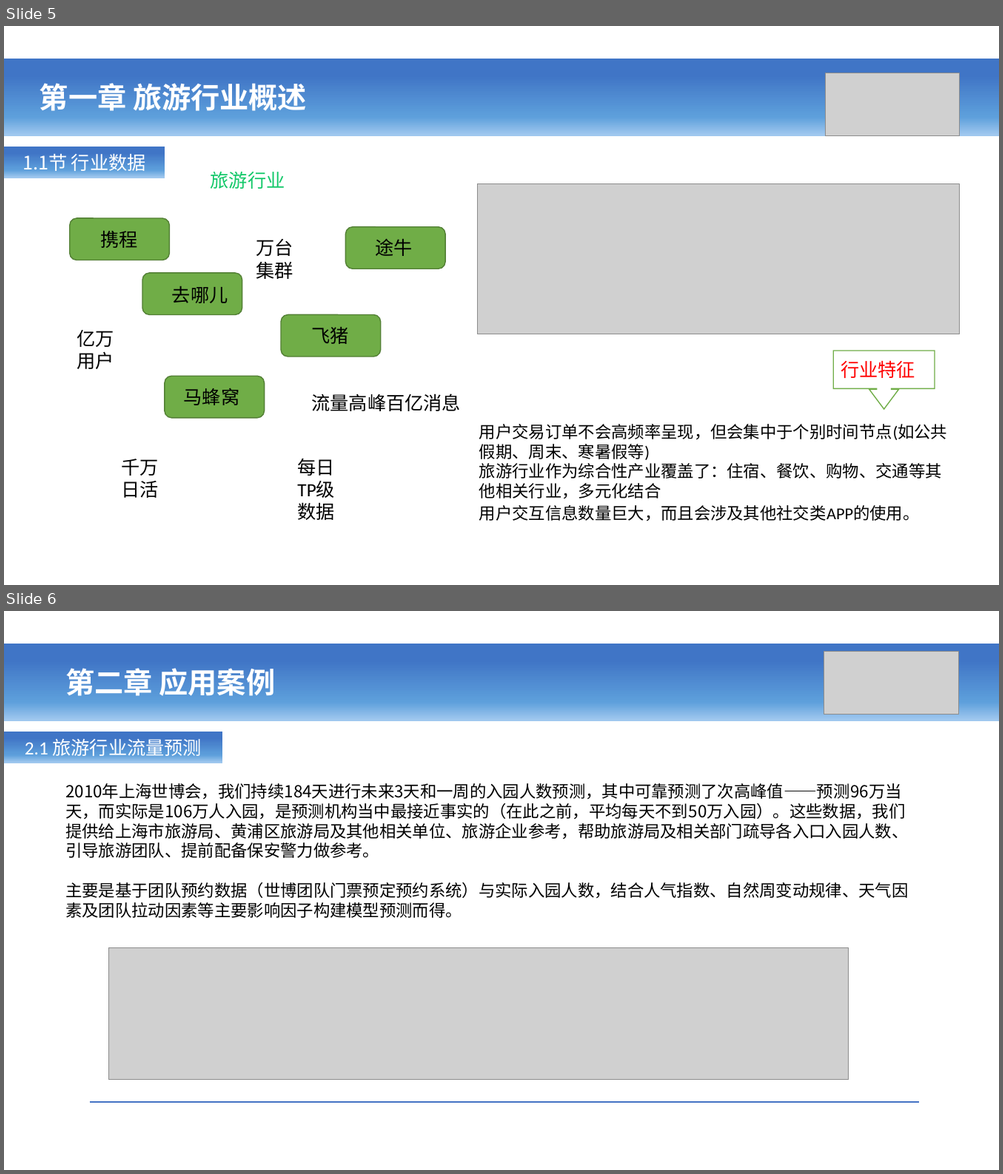
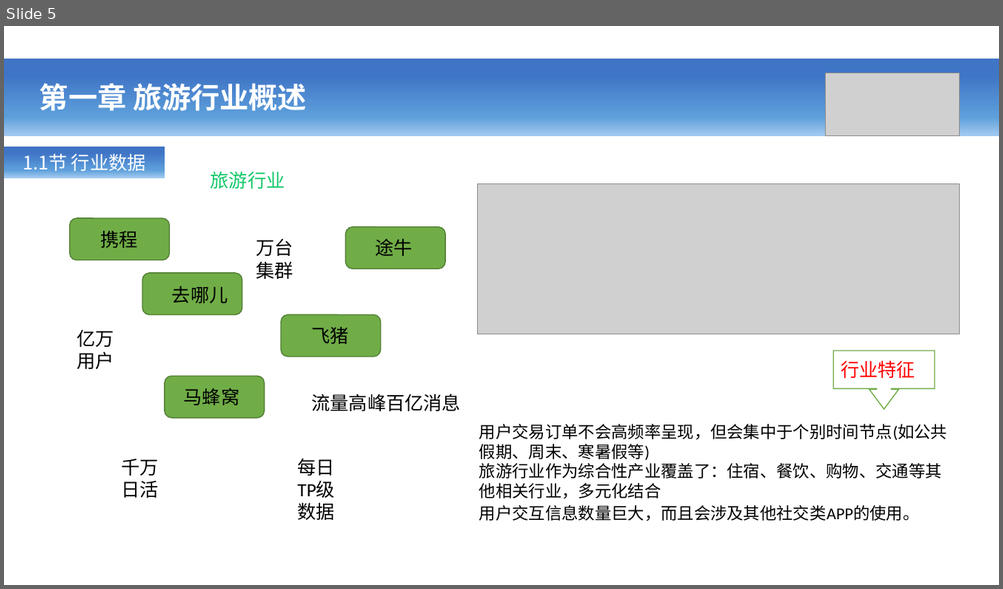
Before and after one commit to ZQHS/qtravel, a slide deck: doc/项目文档/好程序员实时项目(Flink).pptx. Shown one above the other, each under a label of ours: slides 5 and 6 before the commit, slide 5 after it. The pictures are 1003x1174 and 1003x589 pixels, drawn with LibreOffice and Linux fonts; fonts in the diff are those of the drawing; grey boxes stand for pictures. Boxes give left, top, right and bottom in pixels: in the first picture for what was removed or moved away, otherwise in the second. Text is boxed around its words. In the diff, an @@ line names an element or a change of style, - is before the commit and + after.

Commit message:
0222 旅游项目测试

```diff
--- a/doc/项目文档/好程序员实时项目(Flink).pptx
+++ b/doc/项目文档/好程序员实时项目(Flink).pptx
@@ slide 6 removed at bbox=[4, 611, 999, 1170], background #FFFFFF @@
@@ rectangle removed at bbox=[4, 644, 999, 721] @@
@@ picture removed at bbox=[824, 651, 959, 714] @@
@@ text removed at bbox=[65, 668, 276, 696] @@
-第二章 应用案例
@@ rectangle removed at bbox=[4, 732, 222, 763] @@
-2.1 旅游行业流量预测
@@ text removed at bbox=[65, 783, 908, 918] @@
-2010年上海世博会，我们持续184天进行未来3天和一周的入园人数预测，其中可靠预测了次高峰值——预测96万当天，而实际是106万人入园，是预测机构当中最接近事实的（在此之前，平均每天不到50万入园）。这些数据，我们提供给上海市旅游局、黄浦区旅游局及其他相关单位、旅游企业参考，帮助旅游局及相关部门疏导各入口入园人数、引导旅游团队、提前配备保安警力做参考。
-主要是基于团队预约数据（世博团队门票预定预约系统）与实际入园人数，结合人气指数、自然周变动规律、天气因素及团队拉动因素等主要影响因子构建模型预测而得。
@@ picture removed at bbox=[108, 948, 848, 1080] @@
@@ line removed from (90, 1102) to (919, 1102) @@
```
Also in this commit, not shown: 3 slides changed, 4 slides added, 1 other slide removed, 19 other files.
